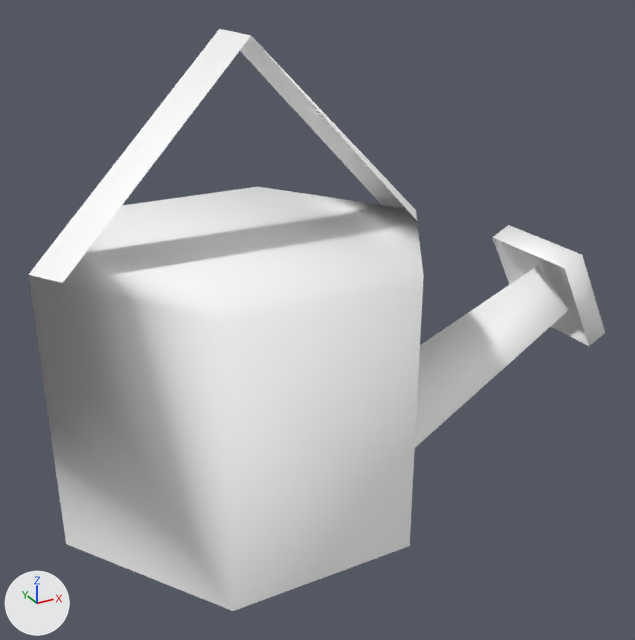
A saved change to the glTF model public/3d/item/model__item__room.ofs_1313_0/1313equip04_d.gltf.
The view is the same before and after, from a 50 mm lens placed at (-0.542, -1.003, 0.751), pointed at (0.009, -0.002, 0.25). The axes (+X, +Y, +Z) are drawn at lower left. The lights are the same throughout. The picture after the commit comes second.

The scene before the commit, as lines of its bpy script (objects in view):
```python
mat_pitcher00 = principled_material('pitcher00')
mat_pitcher00.base_color = (1.0, 1.0, 1.0)  # white #ffffff
mat_pitcher00.roughness = 1.0
me_1313equip04_d = bpy.data.meshes.new('1313equip04_d')
me_1313equip04_d.from_pydata(...)  # 32 vertices, 36 faces; spans x -0.373..0.499, y -0.221..0.23, z 0.0..0.644
me_1313equip04_d.materials.append(mat_pitcher00)  # white #ffffff
ob_1313equip04_d = bpy.data.objects.new('1313equip04_d', me_1313equip04_d)
ob_1313equip04_d.location = (0.0, 0.0, 0.0)
```
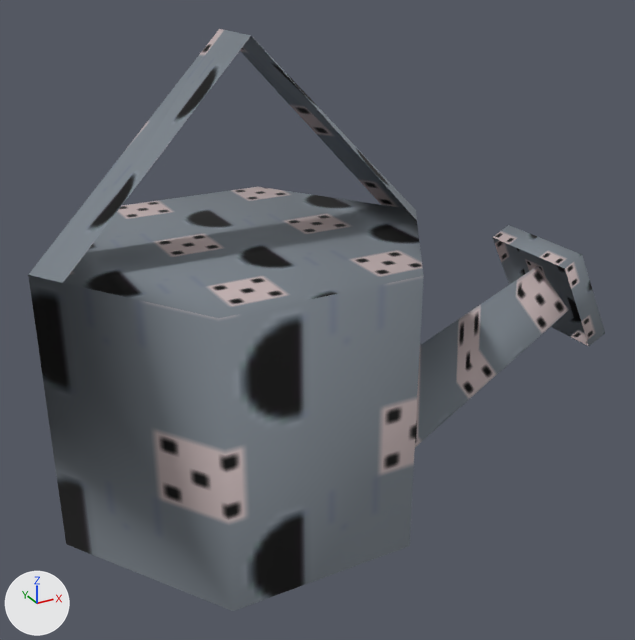
Location of each change, [x1, y1, x2, y2] in pixels of the pictures (635 x 640 px):
'1313equip04_d', surface changed (white to grey): [28, 29, 605, 611] in both

The change, as a list of edits to the scene's bpy script:
```text
Add img_equip04:
    img_equip04 = load_image('equip04', '_unpacked/equip04', 32, 32, 'sRGB')
Change mat_pitcher00:
    remove mat_pitcher00.base_color = (1.0, 1.0, 1.0)  # white #ffffff
    add mat_pitcher00.texture = img_equip04
```
